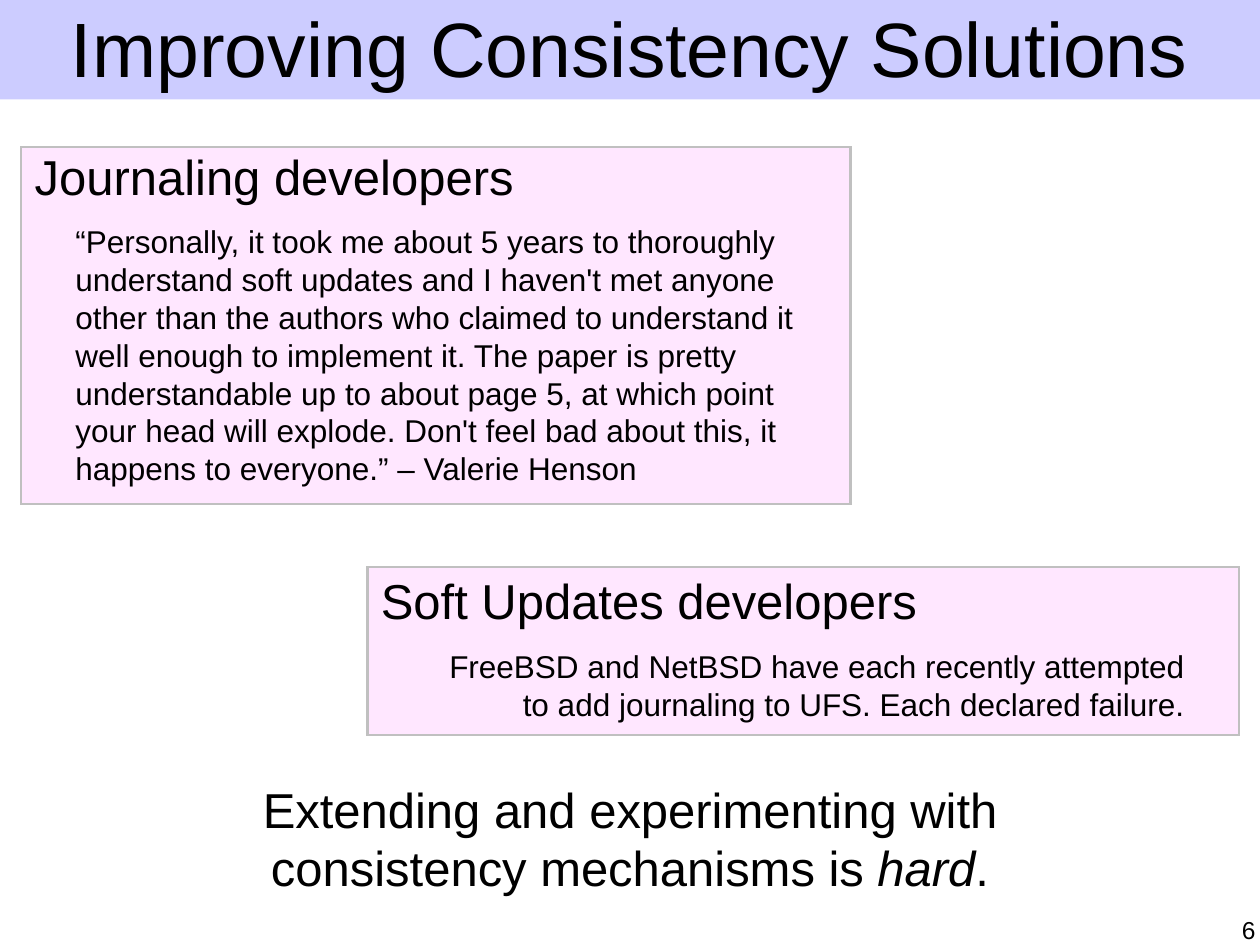
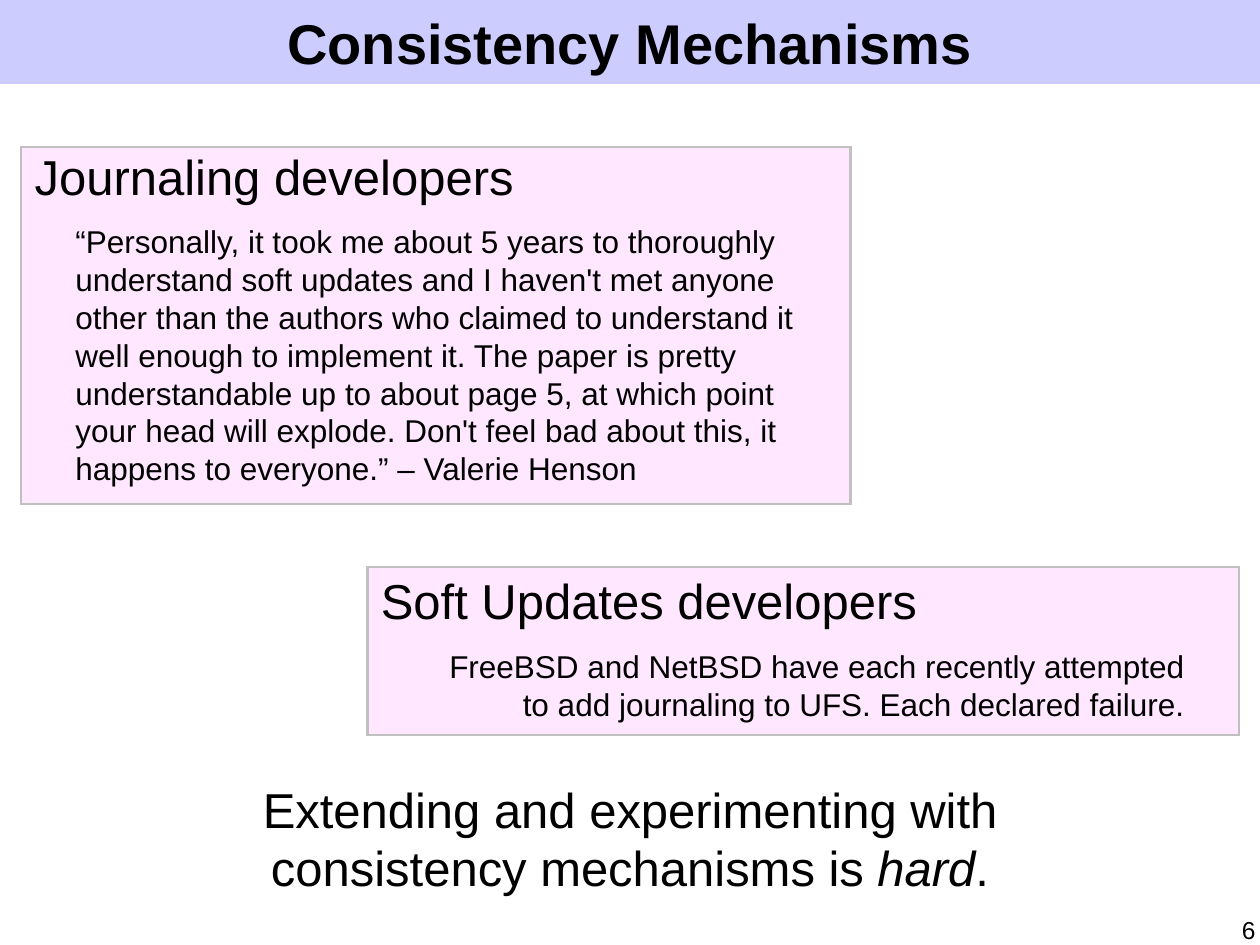
Before and after one commit to ucla-readable/fstitch-doc, a slide deck: slide 6 of sosp/pres.ppt. Drawn at 1260x945 pixels with LibreOffice and Linux fonts; fonts in the diff are those of the drawing. Boxes give left, top, right and bottom in pixels: in the first picture for what was removed or moved away, otherwise in the second. Text is boxed around its words. In the diff, an @@ line names an element or a change of style, - is before the commit and + after.

```diff
--- a/sosp/pres.ppt
+++ b/sosp/pres.ppt
@@ rectangle: place and size @@
-rectangle at [0,0,1260,100]
+rectangle at [0,0,1260,84]
@@ title at [287,23,972,75]: text changed; size 44 to 32 pt; bold on @@
-Improving Consistency Solutions
+Consistency Mechanisms
```
Also in this commit, not shown: 37 other slides changed, 8 slides added, 7 slides removed.
